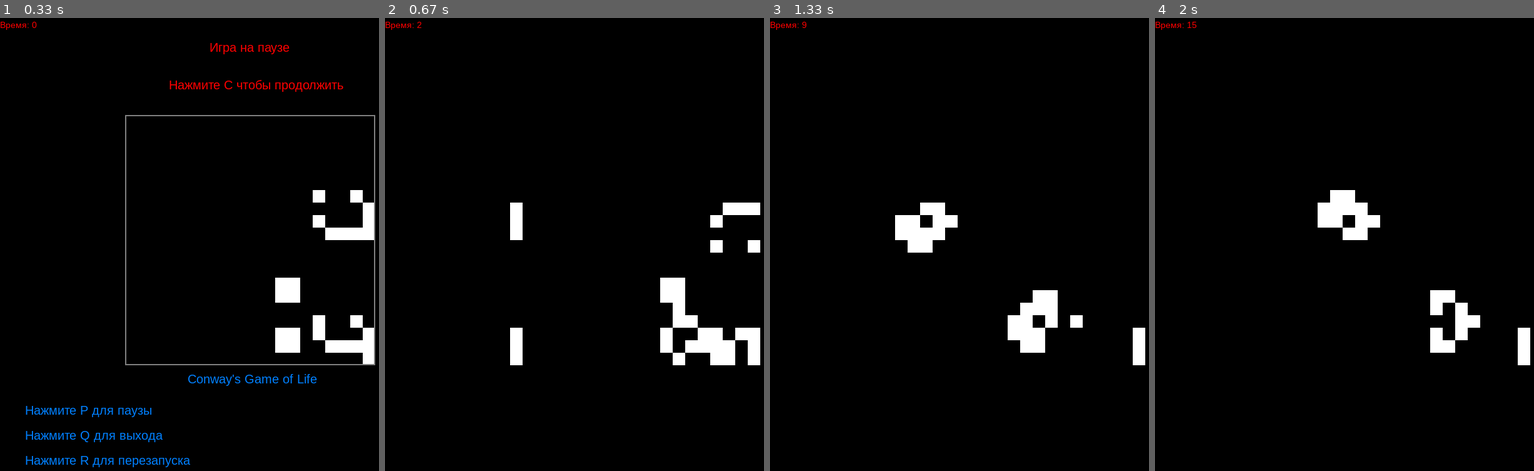
Above: before the commit, frames 1-4 (left to right).
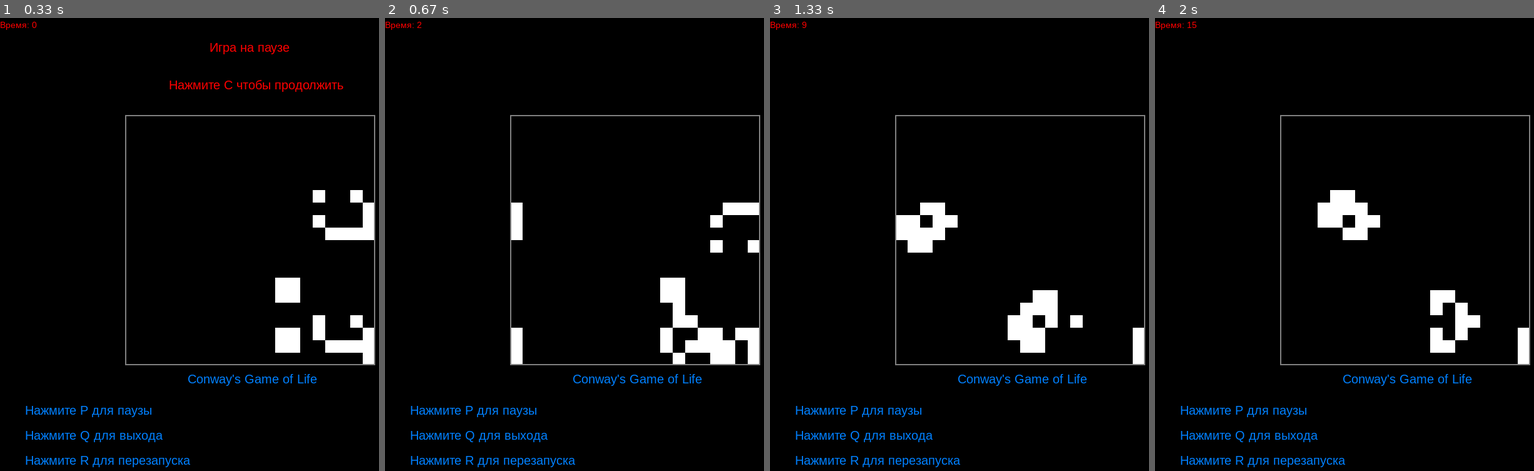
Above: after the commit, the same moments.

Repository: JimmySparklingHeels/PI_pygame
Game: pygame game, started from game of life.py
Same seed, same stepped clock (60 frames per second), same inputs: the game is played once before the commit and once after it.
Inputs:
- Up to frame 1 (0.33 s): no input
- Up to frame 2 (0.67 s): tap C at 0.33 s
- Up to frame 3 (1.33 s): no input
- Up to frame 4 (2 s): no input

Frame 1 is identical in both runs. In frame 2, 1.9% of the frame differs, in the area x 6-100%, y 21-100%; in frame 3, 1.9%; in frame 4, 1.9%.

Commit message:
Исправлена ошибка с пропадающим фоном

Diff:
--- a/game of life.py
+++ b/game of life.py
@@ -206,7 +206,7 @@
                 gamerepeat = True
         #Копируем массив клеток следующего хода в массив клеток данного хода
         cells = copy.deepcopy(nextcells)
-        #draw_background()
+        draw_background()
         #Если игра зациклилась, вывести сообщение
         if gamerepeat == True:
             print_gamerepeat()
